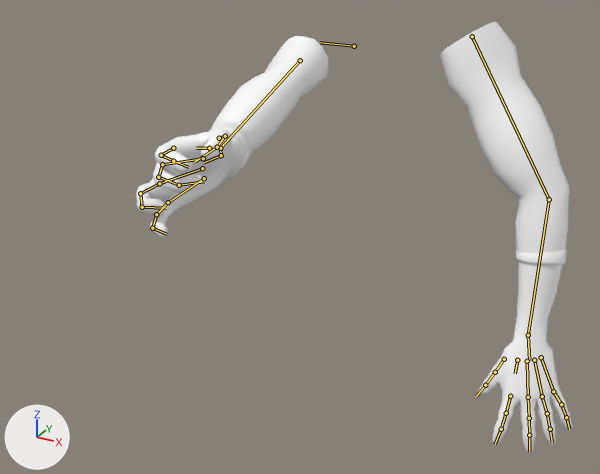
An edit to the glTF model assets/meshes/arms/hand.glb, drawn before and after from the same camera.
One viewpoint serves both versions: a 50 mm camera at (0.559, -1.3, 0.275) aimed at (-0.009, -0.267, -0.241). Arrows for +X, +Y and +Z are at lower left; the lights stay in place. The picture after the commit comes second. Both versions are drawn at frame 24 of the action 'HoldTool_POINT'; the numbers are the values there. The bones that change, and the others that lie on the model, are drawn over the model as lines.
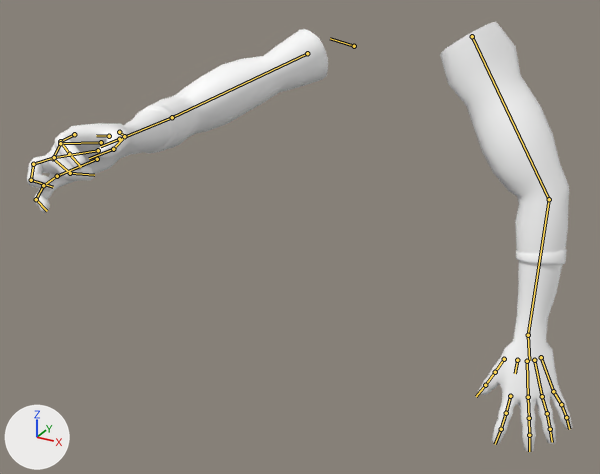
Boxes [x1, y1, x2, y2] around the edits, measured in the pictures (600 x 474 px):
'Cube', posed (25% wider)
    before: [136, 22, 573, 452]
    after: [27, 22, 573, 452]
bone 'shoulder.R', root to tip
    before: (354, 46) to (320, 42)
    after: (354, 46) to (330, 38)
bone 'upper_arm.R', root to tip
    before: (300, 60) to (220, 148)
    after: (307, 53) to (172, 117)
bone 'forearm.R', root to tip
    before: (220, 148) to (221, 155)
    after: (172, 117) to (119, 139)
bone 'hand.R', root to tip
    before: (221, 155) to (204, 162)
    after: (119, 139) to (100, 146)

The change, as a diff of the scene's bpy script:
```diff
--- a/assets/meshes/arms/hand.glb.py
+++ b/assets/meshes/arms/hand.glb.py
@@ bone_shoulder_r @@
 bone_shoulder_r = bpy.data.objects['metarig'].pose.bones['shoulder.R']
-bone_shoulder_r.rotation_quaternion = (0.979, -0.09, -0.151, -0.103)  # degrees (-9, -18, -11)
+bone_shoulder_r.rotation_quaternion = (0.979, -0.07, -0.1, -0.165)  # degrees (-6, -13, -18)
@@ bone_upper_arm_r @@
 bone_upper_arm_r = bpy.data.objects['metarig'].pose.bones['upper_arm.R']  # child of 'shoulder.R'
-bone_upper_arm_r.rotation_quaternion = (0.939, -0.108, 0.118, 0.304)  # degrees (-8, 17, 35)
+bone_upper_arm_r.rotation_quaternion = (0.977, -0.057, 0.097, 0.183)  # degrees (-4, 12, 21)
@@ bone_forearm_r @@
 bone_forearm_r = bpy.data.objects['metarig'].pose.bones['forearm.R']  # child of 'upper_arm.R'
-bone_forearm_r.rotation_quaternion = (0.981, -0.15, 0.122, 0.017)  # degrees (-17, 14, 0)
+bone_forearm_r.rotation_quaternion = (0.981, -0.163, 0.107, -0.014)  # degrees (-19, 12, -4)
@@ bone_hand_r @@
 bone_hand_r = bpy.data.objects['metarig'].pose.bones['hand.R']  # child of 'forearm.R'
-bone_hand_r.rotation_quaternion = (0.956, -0.188, 0.132, 0.181)  # degrees (-19, 19, 18)
+bone_hand_r.rotation_quaternion = (0.988, -0.048, 0.109, 0.101)  # degrees (-4, 13, 11)
```
